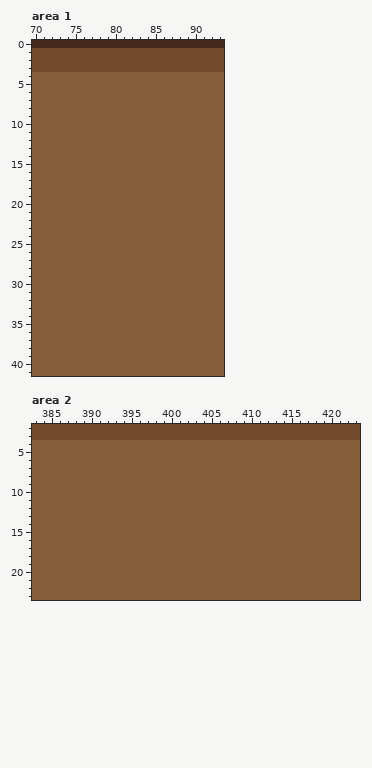
Edited in one commit: pixel-art file (! External Files/experimentation.aseprite). Above, as it was before the edit.
963x109 pixels, 1 frame. Colours within 5 levels of each other are drawn and written as one. Shown: area 1: x 70..93, y 0..41; area 2: x 383..423, y 2..23. The commit also changed other parts of the picture, which this record leaves out.
New version:
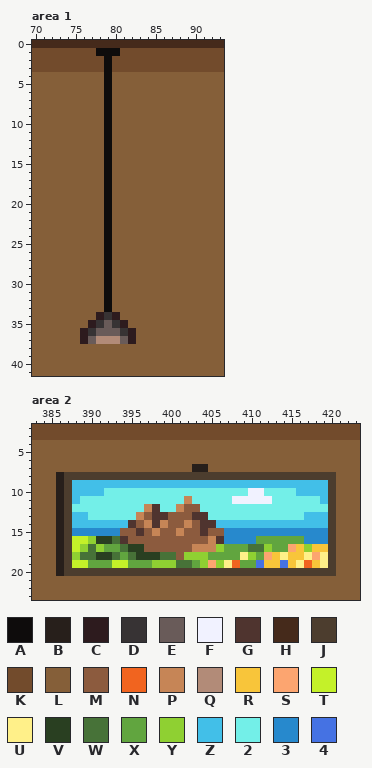
Palette (. is transparent): A #0e0c0c  B #271f1b  C #2d1b1e  D #373334  E #695b59  F #f1f2ff  G #4f342f  H #452a1b  J #4c3d2e  K #724b2c  L #855f39  M #8c5b3e  N #f1641f  P #c68556  Q #b28b78  R #f8c53a  S #fca570  T #c4f129  U #fff089  V #293f21  W #477238  X #61a53f  Y #8fd032  Z #42bfe8  2 #73efe8  3 #2789cd  4 #4572e3
Change:
layer "Foreground/Furniture + Objects" now shown
Changed rows in their new state; - is an unchanged pixel.
Area 1, layer "Foreground/Furniture + Objects":
first column x 76:
 1 --AAA--
 2 ---A---
 3 ---A---
 4 ---A---
 5 ---A---
 6 ---A---
 7 ---A---
 8 ---A---
 9 ---A---
10 ---A---
11 ---A---
12 ---A---
13 ---A---
14 ---A---
15 ---A---
16 ---A---
17 ---A---
18 ---A---
19 ---A---
20 ---A---
21 ---A---
22 ---A---
23 ---A---
24 ---A---
25 ---A---
26 ---A---
27 ---A---
28 ---A---
29 ---A---
30 ---A---
31 ---A---
32 ---A---
33 ---A---
34 --CDC--
35 -CDEDC-
36 CDEEEDC
37 CEQQQEC
Area 2, layer "Foreground/Furniture + Objects":
first column x 386:
 7 -----------------BB----------------
 8 BJJJJJJJJJJJJJJJJJJJJJJJJJJJJJJJJJJ
 9 BJZZZZZZZZZZZZZZZZZZZZZZZZZZZZZZZZJ
10 BJZZZZ222222222222222222FF2222ZZZZJ
11 BJZ2222222222222P22222FFFFF222222ZJ
12 BJ222222222PG22PMM2222222222222222J
13 BJZZ222222PMGGMMMGG222222222222ZZZJ
14 BJZZZZZZZGMPGPMMPMGGZZZZZZZZZZZZZZJ
15 BJ333333MMGMPMMPMMGMM3333333333333J
16 BJTTYVVWGMMMMMMMMMMPG3333XXXXXX333J
17 BJTYWYXXWVVMMMMMMPPPYXXXWWYXXSRYRRJ
18 BJYWWVVWXWVVVWWMYYYXXXXUYXSRURRUSUJ
19 BJTTXXXTTXXXYYYWWXYSYUNXX4RR4RUNRUJ
20 BJJJJJJJJJJJJJJJJJJJJJJJJJJJJJJJJJJ
Changed places in both pictures, as pixel boxes (x1, y1, x2, y2):
changed: (80, 48, 136, 344)
changed: (56, 464, 336, 576)
